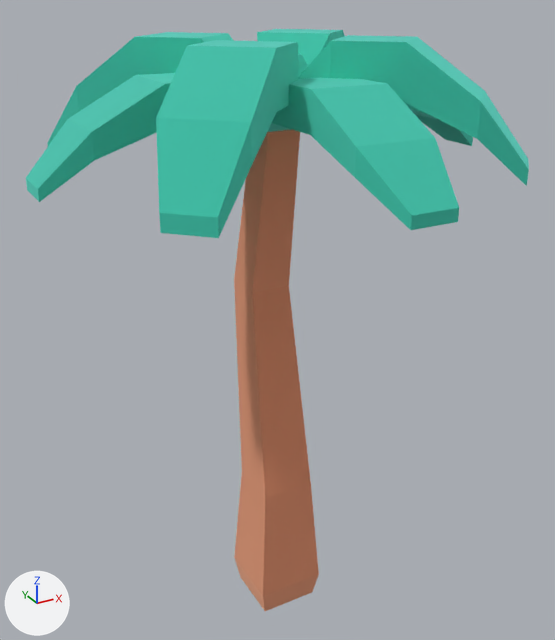
The glTF model public/models/nf2/nature/tree_palmDetailedTall.glb, before and after one commit.
Before and after are seen from a camera (50 mm lens) standing at (-0.795, -1.453, 1.474) and looking at (0.018, 0.024, 0.735). The axes (+X, +Y, +Z) are drawn at lower left. The lights are the same throughout. The picture after the commit comes second. Where no turn or scale is listed for an object, it has been applied to the vertices.

In view in the first picture: 'leafs', 'leafs.001', 'tree_palmDetailedTall'.
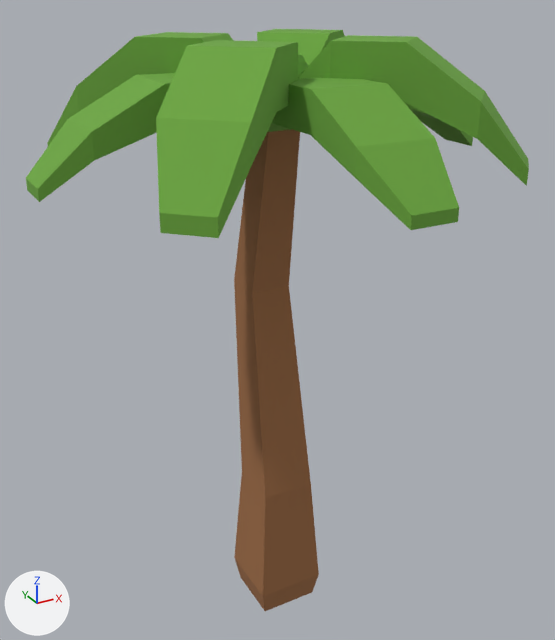
What differs and where, as boxes [x1, y1, x2, y2] in the pictures (555 x 640 px):
'leafs', recoloured, surface changed (cyan to green)
    both: [47, 29, 529, 238]
'tree_palmDetailedTall', recoloured, surface changed (beige to brown)
    both: [234, 130, 319, 611]
'leafs.001', recoloured, surface changed (cyan to green)
    both: [26, 73, 473, 230]

What changed in the scene script:
```text
Change mat_woodbark:
    mat_woodbark.metallic: 1.0 -> 0.0
    mat_woodbark.base_color: (0.886, 0.514, 0.341) -> (0.332, 0.144, 0.0545)  # beige #f2be9e -> brown #9c6a42
Change mat_leafsgreen:
    mat_leafsgreen.metallic: 1.0 -> 0.0
    mat_leafsgreen.base_color: (0.161, 0.788, 0.671) -> (0.147, 0.381, 0.0452)  # cyan #70e6d6 -> green #6ba63c
Remove ob_tmpparent:
    ob_tmpparent = bpy.data.objects.new('tmpParent', None)
    ob_tmpparent.location = (0.0, 0.0, 0.0)
```
